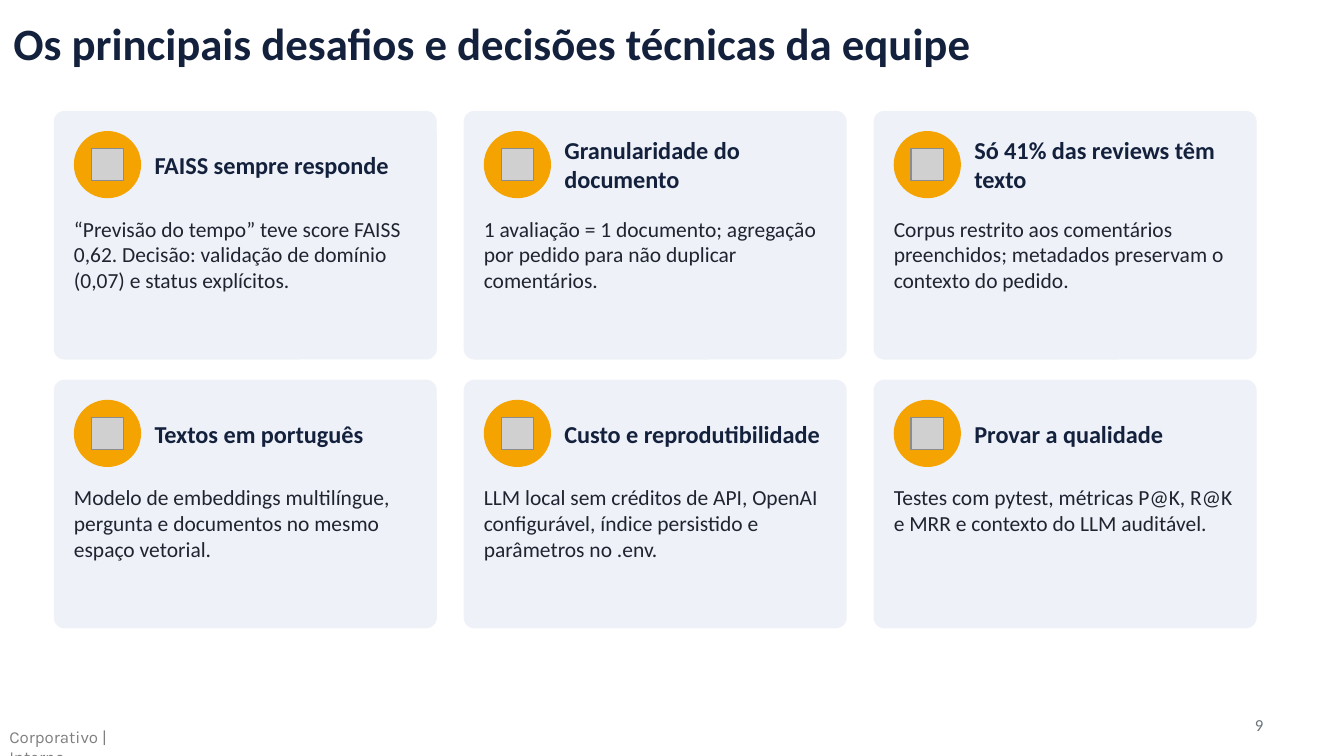
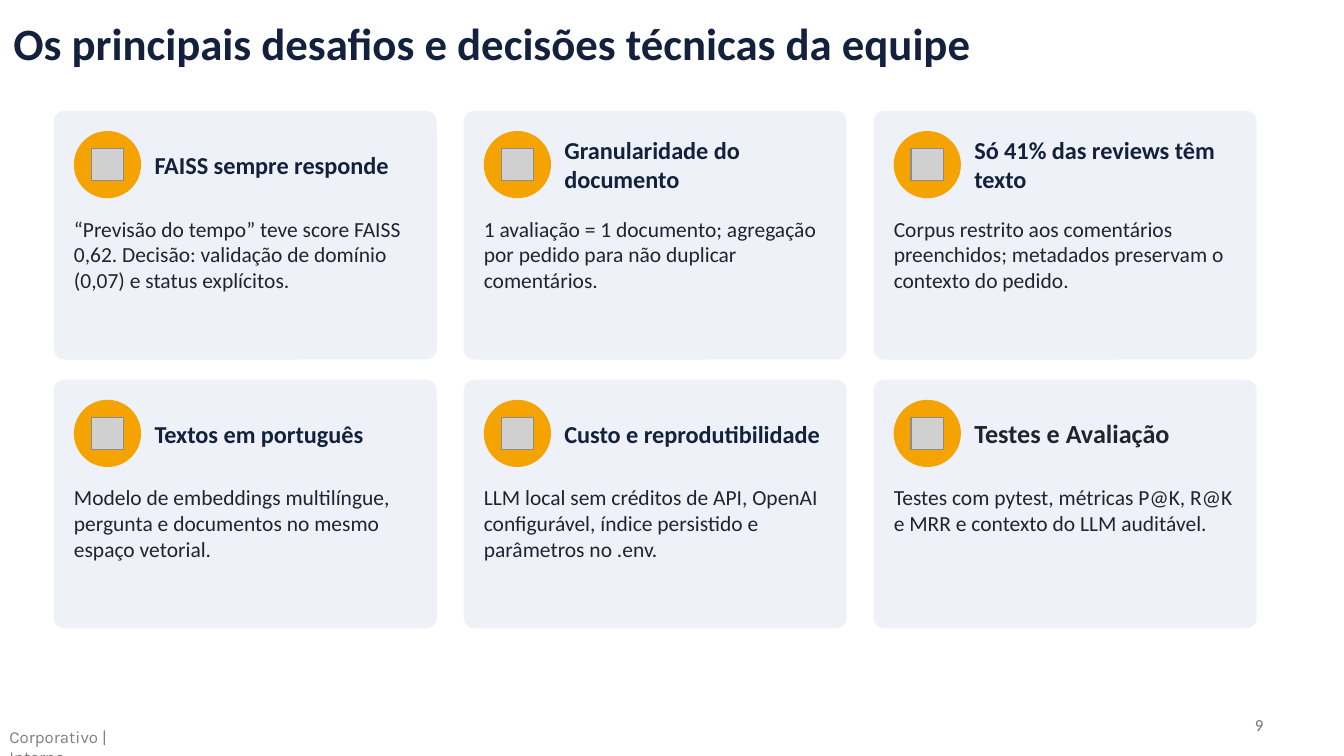
Before and after one commit to EdsonDoro/TechChallenge-Fase4, a slide deck: slide 9 of Tech_Challenge_Fase4_RAG.pptx. Drawn at 1344x756 pixels with LibreOffice and Linux fonts; fonts in the diff are those of the drawing; grey boxes stand for pictures. Boxes give left, top, right and bottom in pixels: in the first picture for what was removed or moved away, otherwise in the second. Text is boxed around its words. In the diff, an @@ line names an element or a change of style, - is before the commit and + after.

```diff
--- a/Tech_Challenge_Fase4_RAG.pptx
+++ b/Tech_Challenge_Fase4_RAG.pptx
@@ text at bbox=[974, 424, 1170, 448]: text changed; size 13 to 14 pt; text colour #14213D to #1F2430 @@
-Provar a qualidade
+Testes e Avaliação
```
Also in this commit, not shown: 2 other slides changed, 1 other file.
